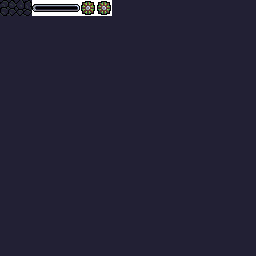
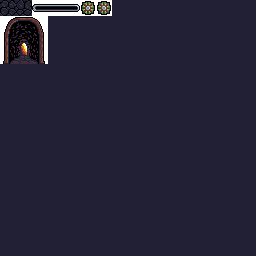
Comparing the layer stacks of the two 256x256 images. Changes:
added layer "Layer 2" above "Layer 1" over [left=0, top=16, right=48, bottom=64]
painted on "Layer 1" over [left=0, top=16, right=48, bottom=64]
